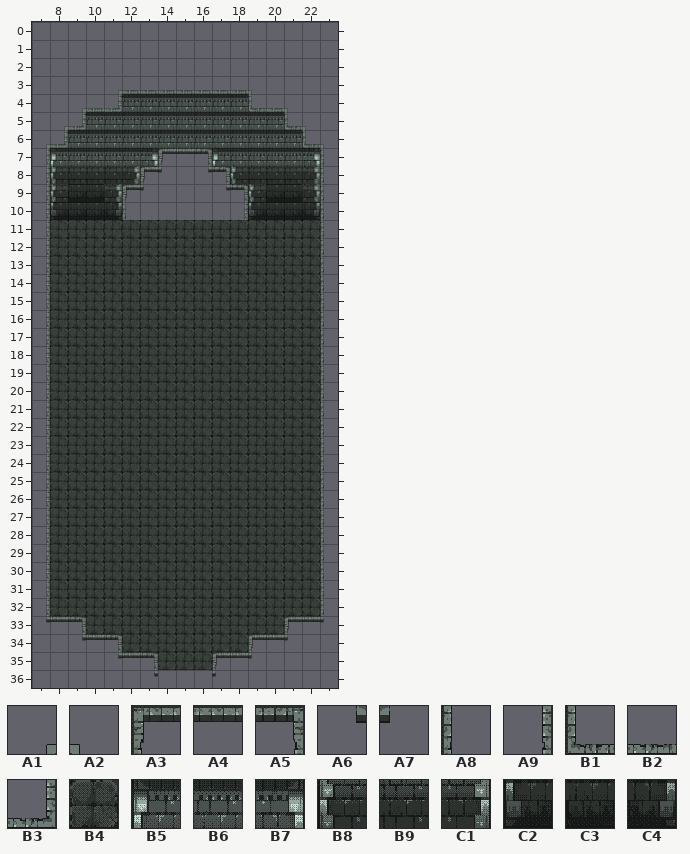
Level history. Tiled map: gem/Assets/TileD/17_getting_outta_here/18_getting_outta_here_1.tmx. This is how it looked before the edit.
Cells are 48x48 px. Shown: x 7..23, y 0..36.
Key: from "Katos_tiles_1": A1 3, A2 5, A3 23, A4 24, A5 25, A6 35, A7 37, A8 39, A9 41, B1 55, B2 56, B3 57, B4 67, B5 101, B6 102, B7 104, B8 117, B9 118, C1 120, C2 133, C3 134, C4 136.
__ is an empty cell.
Layers that did not change in this view are not listed.
Layer "18_floor" before, first column x 7:
 2 __ __ __ __ __ __ __ __ __ __ __ __ __ __ __ __ __
 3 __ __ __ __ __ __ __ __ __ __ __ __ __ __ __ __ __
 4 __ __ __ __ __ __ __ __ __ __ __ __ __ __ __ __ __
 5 __ __ __ __ __ __ __ __ __ __ __ __ __ __ __ __ __
 6 __ __ __ __ __ __ __ __ __ __ __ __ __ __ __ __ __
 7 __ __ __ __ __ __ __ __ __ __ __ __ __ __ __ __ __
 8 __ __ __ __ __ __ __ __ __ __ __ __ __ __ __ __ __
 9 __ __ __ __ __ __ __ __ __ __ __ __ __ __ __ __ __
10 __ __ __ __ __ __ __ __ __ __ __ __ __ __ __ __ __
11 __ B4 B4 B4 B4 B4 B4 B4 B4 B4 B4 B4 B4 B4 B4 B4 __
12 __ B4 B4 B4 B4 B4 B4 B4 B4 B4 B4 B4 B4 B4 B4 B4 __
13 __ B4 B4 B4 B4 B4 B4 B4 B4 B4 B4 B4 B4 B4 B4 B4 __
14 __ B4 B4 B4 B4 B4 B4 B4 B4 B4 B4 B4 B4 B4 B4 B4 __
15 __ B4 B4 B4 B4 B4 B4 B4 B4 B4 B4 B4 B4 B4 B4 B4 __
16 __ B4 B4 B4 B4 B4 B4 B4 B4 B4 B4 B4 B4 B4 B4 B4 __
17 __ B4 B4 B4 B4 B4 B4 B4 B4 B4 B4 B4 B4 B4 B4 B4 __
18 __ B4 B4 B4 B4 B4 B4 B4 B4 B4 B4 B4 B4 B4 B4 B4 __
19 __ B4 B4 B4 B4 B4 B4 B4 B4 B4 B4 B4 B4 B4 B4 B4 __
20 __ B4 B4 B4 B4 B4 B4 B4 B4 B4 B4 B4 B4 B4 B4 B4 __
21 __ B4 B4 B4 B4 B4 B4 B4 B4 B4 B4 B4 B4 B4 B4 B4 __
22 __ B4 B4 B4 B4 B4 B4 B4 B4 B4 B4 B4 B4 B4 B4 B4 __
23 __ B4 B4 B4 B4 B4 B4 B4 B4 B4 B4 B4 B4 B4 B4 B4 __
24 __ B4 B4 B4 B4 B4 B4 B4 B4 B4 B4 B4 B4 B4 B4 B4 __
25 __ B4 B4 B4 B4 B4 B4 B4 B4 B4 B4 B4 B4 B4 B4 B4 __
26 __ B4 B4 B4 B4 B4 B4 B4 B4 B4 B4 B4 B4 B4 B4 B4 __
27 __ B4 B4 B4 B4 B4 B4 B4 B4 B4 B4 B4 B4 B4 B4 B4 __
28 __ B4 B4 B4 B4 B4 B4 B4 B4 B4 B4 B4 B4 B4 B4 B4 __
29 __ B4 B4 B4 B4 B4 B4 B4 B4 B4 B4 B4 B4 B4 B4 B4 __
30 __ B4 B4 B4 B4 B4 B4 B4 B4 B4 B4 B4 B4 B4 B4 B4 __
31 __ B4 B4 B4 B4 B4 B4 B4 B4 B4 B4 B4 B4 B4 B4 B4 __
32 __ B4 B4 B4 B4 B4 B4 B4 B4 B4 B4 B4 B4 B4 B4 B4 __
33 __ __ __ B4 B4 B4 B4 B4 B4 B4 B4 B4 B4 B4 __ __ __
34 __ __ __ __ __ B4 B4 B4 B4 B4 B4 B4 __ __ __ __ __
35 __ __ __ __ __ __ __ B4 B4 B4 __ __ __ __ __ __ __
36 __ __ __ __ __ __ __ __ __ __ __ __ __ __ __ __ __
Layer "18_walls" before, first column x 7:
 0 __ __ __ __ __ __ __ __ __ __ __ __ __ __ __ __ __
 1 __ __ __ __ __ __ __ __ __ __ __ __ __ __ __ __ __
 2 __ __ __ __ __ __ __ __ __ __ __ __ __ __ __ __ __
 3 __ __ __ __ __ __ __ __ __ __ __ __ __ __ __ __ __
 4 __ __ __ __ __ B6 B6 B6 B6 B6 B6 B6 __ __ __ __ __
 5 __ __ __ B6 B6 B6 B6 B6 B6 B6 B6 B6 B6 B6 __ __ __
 6 __ __ B6 B6 B6 B6 B6 B6 B6 B6 B6 B6 B6 B6 B6 __ __
 7 __ B5 B6 B6 B6 B6 B7 __ __ __ B5 B6 B6 B6 B6 B7 __
 8 __ B8 B9 B9 B9 C1 __ __ __ __ __ B8 B9 B9 B9 C1 __
 9 __ B8 C3 C3 C1 __ __ __ __ __ __ __ B8 C3 C3 C1 __
10 __ C2 C3 C3 C4 __ __ __ __ __ __ __ C2 C3 C3 C4 __
11 __ __ __ __ __ __ __ __ __ __ __ __ __ __ __ __ __
12 __ __ __ __ __ __ __ __ __ __ __ __ __ __ __ __ __
13 __ __ __ __ __ __ __ __ __ __ __ __ __ __ __ __ __
Layer "18_enclosure" before, first column x 7:
 0 __ __ __ __ __ __ __ __ __ __ __ __ __ __ __ __ __
 1 __ __ __ __ __ __ __ __ __ __ __ __ __ __ __ __ __
 2 __ __ __ __ __ __ __ __ __ __ __ __ __ __ __ __ __
 3 __ __ __ __ A1 B2 B2 B2 B2 B2 B2 B2 A2 __ __ __ __
 4 __ __ A1 B2 B3 __ __ __ __ __ __ __ B1 B2 A2 __ __
 5 __ A1 B3 __ __ __ __ __ __ __ __ __ __ __ B1 A2 __
 6 A1 B3 __ __ __ __ __ __ __ __ __ __ __ __ __ B1 A2
 7 A9 __ __ __ __ __ __ A3 A4 A5 __ __ __ __ __ __ A8
 8 A9 __ __ __ __ __ A3 A7 __ A6 A5 __ __ __ __ __ A8
 9 A9 __ __ __ __ A3 A7 __ __ __ A6 A5 __ __ __ __ A8
10 A9 __ __ __ __ A8 __ __ __ __ __ A9 __ __ __ __ A8
11 A9 __ __ __ __ __ __ __ __ __ __ __ __ __ __ __ A8
12 A9 __ __ __ __ __ __ __ __ __ __ __ __ __ __ __ A8
13 A9 __ __ __ __ __ __ __ __ __ __ __ __ __ __ __ A8
14 A9 __ __ __ __ __ __ __ __ __ __ __ __ __ __ __ A8
15 A9 __ __ __ __ __ __ __ __ __ __ __ __ __ __ __ A8
16 A9 __ __ __ __ __ __ __ __ __ __ __ __ __ __ __ A8
17 A9 __ __ __ __ __ __ __ __ __ __ __ __ __ __ __ A8
18 A9 __ __ __ __ __ __ __ __ __ __ __ __ __ __ __ A8
19 A9 __ __ __ __ __ __ __ __ __ __ __ __ __ __ __ A8
20 A9 __ __ __ __ __ __ __ __ __ __ __ __ __ __ __ A8
21 A9 __ __ __ __ __ __ __ __ __ __ __ __ __ __ __ A8
22 A9 __ __ __ __ __ __ __ __ __ __ __ __ __ __ __ A8
23 A9 __ __ __ __ __ __ __ __ __ __ __ __ __ __ __ A8
24 A9 __ __ __ __ __ __ __ __ __ __ __ __ __ __ __ A8
25 A9 __ __ __ __ __ __ __ __ __ __ __ __ __ __ __ A8
26 A9 __ __ __ __ __ __ __ __ __ __ __ __ __ __ __ A8
27 A9 __ __ __ __ __ __ __ __ __ __ __ __ __ __ __ A8
28 A9 __ __ __ __ __ __ __ __ __ __ __ __ __ __ __ A8
29 A9 __ __ __ __ __ __ __ __ __ __ __ __ __ __ __ A8
30 A9 __ __ __ __ __ __ __ __ __ __ __ __ __ __ __ A8
31 A9 __ __ __ __ __ __ __ __ __ __ __ __ __ __ __ A8
32 A9 __ __ __ __ __ __ __ __ __ __ __ __ __ __ __ A8
33 A6 A4 A5 __ __ __ __ __ __ __ __ __ __ __ A3 A4 A7
34 __ __ A6 A4 A5 __ __ __ __ __ __ __ A3 A4 A7 __ __
35 __ __ __ __ A6 A4 A5 __ __ __ A3 A4 A7 __ __ __ __
36 __ __ __ __ __ __ A6 __ __ __ A7 __ __ __ __ __ __
Once edited:
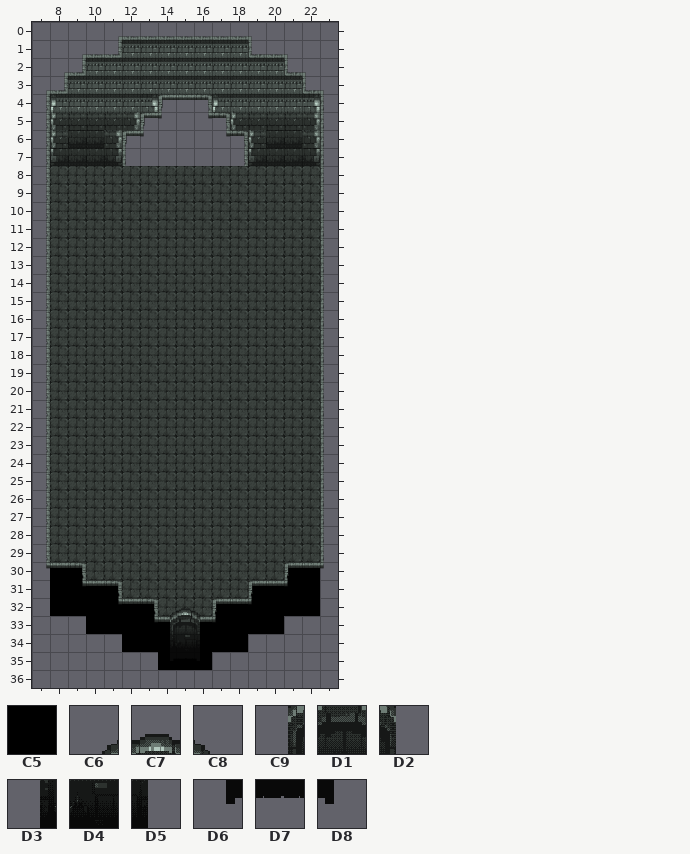
Further tiles: from "Katos_tiles_1": C5 17, C6 122, C7 123, C8 124, C9 138, D1 139, D2 140, D3 154, D4 155, D5 156, D6 170, D7 171, D8 172.
Tiles of an added or newly shown layer are drawn over the layers below it.
Message: map updates: darkness and doors
What changed:
Layer "18_floor":
y 8..10: x 8..22 __ __ __ __ __ __ __ __ __ __ __ __ __ __ __ -> B4 B4 B4 B4 B4 B4 B4 B4 B4 B4 B4 B4 B4 B4 B4
y 30: x 8..9 B4 B4 -> __ __; x 21..22 B4 B4 -> __ __
y 31: x 8..11 B4 B4 B4 B4 -> __ __ __ __; x 19..22 B4 B4 B4 B4 -> __ __ __ __
y 32: x 8..13 B4 B4 B4 B4 B4 B4 -> __ __ __ __ __ __; x 17..22 B4 B4 B4 B4 B4 B4 -> __ __ __ __ __ __
y 33: x 10..20 B4 B4 B4 B4 B4 B4 B4 B4 B4 B4 B4 -> __ __ __ __ __ __ __ __ __ __ __
y 34: x 12..18 B4 B4 B4 B4 B4 B4 B4 -> __ __ __ __ __ __ __
y 35: x 14..16 B4 B4 B4 -> __ __ __
Layer "18_walls":
y 1: x 12..18 __ __ __ __ __ __ __ -> B6 B6 B6 B6 B6 B6 B6
y 2: x 10..20 __ __ __ __ __ __ __ __ __ __ __ -> B6 B6 B6 B6 B6 B6 B6 B6 B6 B6 B6
y 3: x 9..21 __ __ __ __ __ __ __ __ __ __ __ __ __ -> B6 B6 B6 B6 B6 B6 B6 B6 B6 B6 B6 B6 B6
y 4: x 8..11 __ __ __ __ -> B5 B6 B6 B6; x 13..17 B6 B6 B6 B6 B6 -> B7 __ __ __ B5; x 19..22 __ __ __ __ -> B6 B6 B6 B7
y 5: x 8..22 __ __ B6 B6 B6 B6 B6 B6 B6 B6 B6 B6 B6 __ __ -> B8 B9 B9 B9 C1 __ __ __ __ __ B8 B9 B9 B9 C1
y 6: x 8..22 __ B6 B6 B6 B6 B6 B6 B6 B6 B6 B6 B6 B6 B6 __ -> B8 C3 C3 C1 __ __ __ __ __ __ __ B8 C3 C3 C1
y 7: x 8..13 B5 B6 B6 B6 B6 B7 -> C2 C3 C3 C4 __ __; x 17..22 B5 B6 B6 B6 B6 B7 -> __ __ C2 C3 C3 C4
y 8: x 8..12 B8 B9 B9 B9 C1 -> __ __ __ __ __; x 18..22 B8 B9 B9 B9 C1 -> __ __ __ __ __
y 9: x 8..11 B8 C3 C3 C1 -> __ __ __ __; x 19..22 B8 C3 C3 C1 -> __ __ __ __
y 10: x 8..11 C2 C3 C3 C4 -> __ __ __ __; x 19..22 C2 C3 C3 C4 -> __ __ __ __
Layer "18_darkness" (added):
y 30: x 8..9 __ __ -> C5 C5; x 21..22 __ __ -> C5 C5
y 31: x 8..11 __ __ __ __ -> C5 C5 C5 C5; x 19..22 __ __ __ __ -> C5 C5 C5 C5
y 32: x 8..13 __ __ __ __ __ __ -> C5 C5 C5 C5 C5 C5; x 17..22 __ __ __ __ __ __ -> C5 C5 C5 C5 C5 C5
y 33: x 10..14 __ __ __ __ __ -> C5 C5 C5 C5 C5; x 16..20 __ __ __ __ __ -> C5 C5 C5 C5 C5
y 34: x 12..14 __ __ __ -> C5 C5 C5; x 16..18 __ __ __ -> C5 C5 C5
y 35: x 14..16 __ __ __ -> C5 C5 C5
Layer "18_enclosure":
y 0: x 11..19 __ __ __ __ __ __ __ __ __ -> A1 B2 B2 B2 B2 B2 B2 B2 A2
y 1: x 9..11 __ __ __ -> A1 B2 B3; x 19..21 __ __ __ -> B1 B2 A2
y 2: x 8..9 __ __ -> A1 B3; x 21..22 __ __ -> B1 A2
y 3: x 7..8 __ __ -> A1 B3; x 11..19 A1 B2 B2 B2 B2 B2 B2 B2 A2 -> __ __ __ __ __ __ __ __ __; x 22..23 __ __ -> B1 A2
y 4: x 7 __ -> A9; x 9..11 A1 B2 B3 -> __ __ __; x 14..16 __ __ __ -> A3 A4 A5; x 19..21 B1 B2 A2 -> __ __ __; x 23 __ -> A8
y 5: x 7..9 __ A1 B3 -> A9 __ __; x 13..14 __ __ -> A3 A7; x 16..17 __ __ -> A6 A5; x 21..23 B1 A2 __ -> __ __ A8
y 6: x 7..8 A1 B3 -> A9 __; x 12..13 __ __ -> A3 A7; x 17..18 __ __ -> A6 A5; x 22..23 B1 A2 -> __ A8
y 7: x 12 __ -> A8; x 14..16 A3 A4 A5 -> __ __ __; x 18 __ -> A9
y 8: x 13..14 A3 A7 -> __ __; x 16..17 A6 A5 -> __ __
y 9: x 12..13 A3 A7 -> __ __; x 17..18 A6 A5 -> __ __
y 10: x 12 A8 -> __; x 18 A9 -> __
y 30: x 7..9 A9 __ __ -> A6 A4 A5; x 21..23 __ __ A8 -> A3 A4 A7
y 31: x 7 A9 -> __; x 9..11 __ __ __ -> A6 A4 A5; x 19..21 __ __ __ -> A3 A4 A7; x 23 A8 -> __
y 32: x 7 A9 -> __; x 11..13 __ __ __ -> A6 A4 A5; x 17..19 __ __ __ -> A3 A4 A7; x 23 A8 -> __
y 33: x 7..9 A6 A4 A5 -> __ __ __; x 13..14 __ __ -> A6 A4; x 16..17 __ __ -> A4 A7; x 21..23 A3 A4 A7 -> __ __ __
y 34: x 9..11 A6 A4 A5 -> __ __ __; x 19..21 A3 A4 A7 -> __ __ __
y 35: x 11..13 A6 A4 A5 -> __ __ __; x 17..19 A3 A4 A7 -> __ __ __
y 36: x 13 A6 -> __; x 17 A7 -> __
Layer "18_door" (added):
y 32: x 14..16 __ __ __ -> C6 C7 C8
y 33: x 14..16 __ __ __ -> C9 D1 D2
y 34: x 14..16 __ __ __ -> D3 D4 D5
y 35: x 14..16 __ __ __ -> D6 D7 D8
Where, in picture pixels (left, top, right, bottom), the same in both pictures:
changed: (46, 36, 324, 220)
changed: (46, 562, 324, 677)
